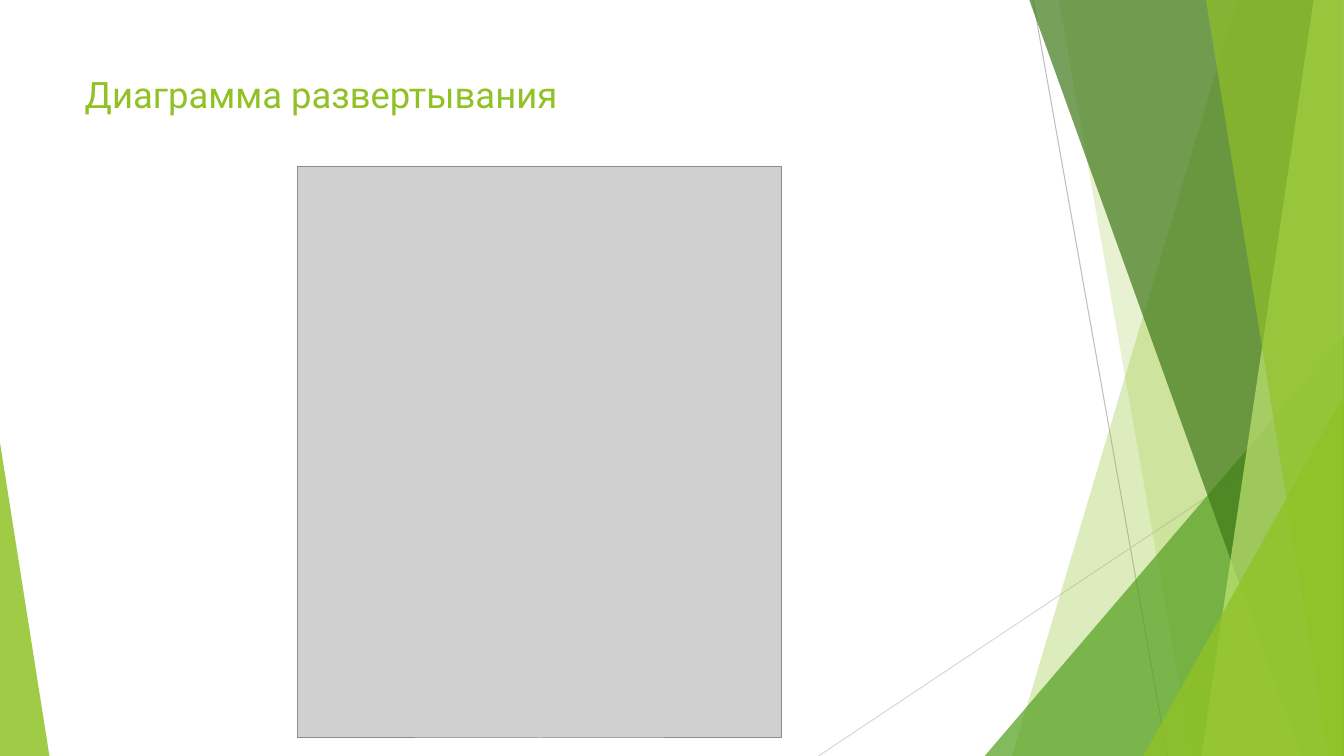
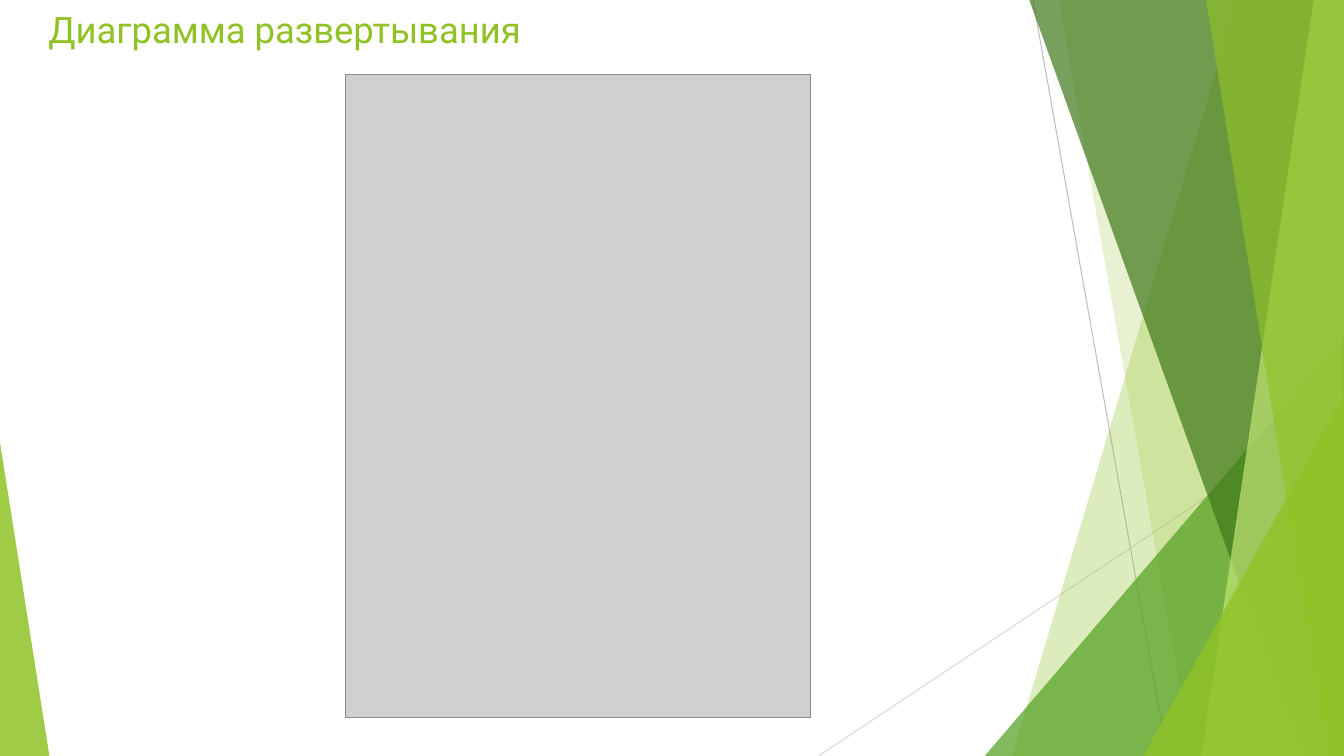
Before and after one commit to Tigeroff2002/Labs, a slide deck: slide 10 of Диплом/PRI-120-VKR-Presentation-Parakhin.pptx (slide 11 before the commit). Drawn at 1344x756 pixels with LibreOffice and Linux fonts; fonts in the diff are those of the drawing; grey boxes stand for pictures. Boxes give left, top, right and bottom in pixels: in the first picture for what was removed or moved away, otherwise in the second. Text is boxed around its words. In the diff, an @@ line names an element or a change of style, - is before the commit and + after.

```diff
--- a/Диплом/PRI-120-VKR-Presentation-Parakhin.pptx
+++ b/Диплом/PRI-120-VKR-Presentation-Parakhin.pptx
@@ title "Диаграмма развертывания": place and size @@
-title "Диаграмма развертывания" at bbox=[85, 82, 557, 116]
+title "Диаграмма развертывания" at bbox=[48, 17, 521, 51]
@@ picture: place and size @@
-picture at bbox=[297, 166, 781, 738]
+picture at bbox=[346, 75, 811, 718]
```
Also in this commit, not shown: 10 other slides changed, 3 slides added, 4 slides removed, 20 other files.
